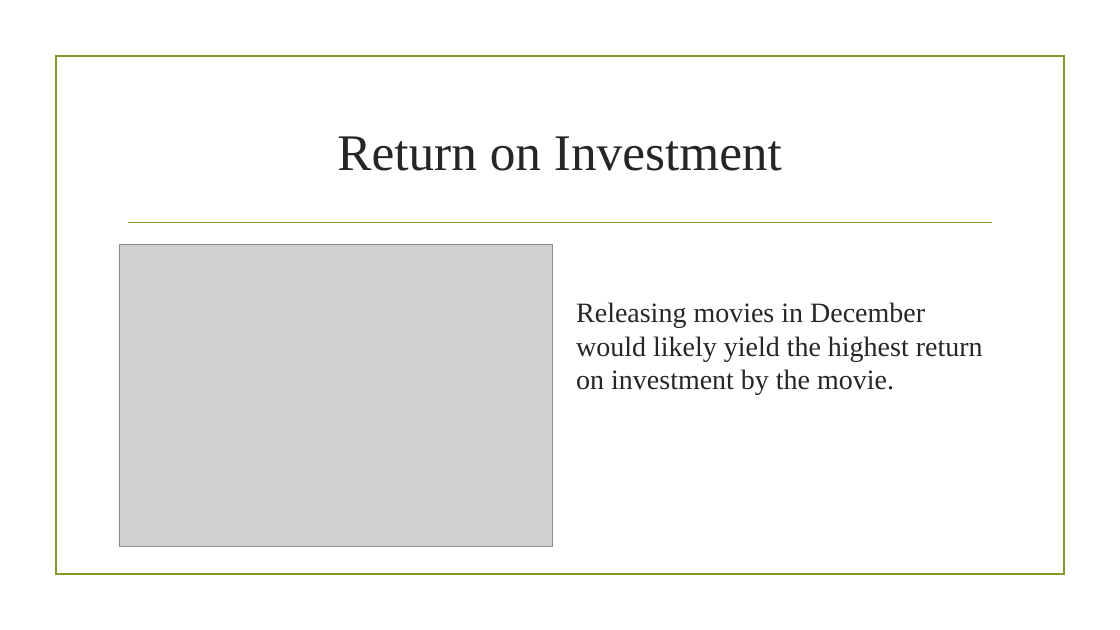
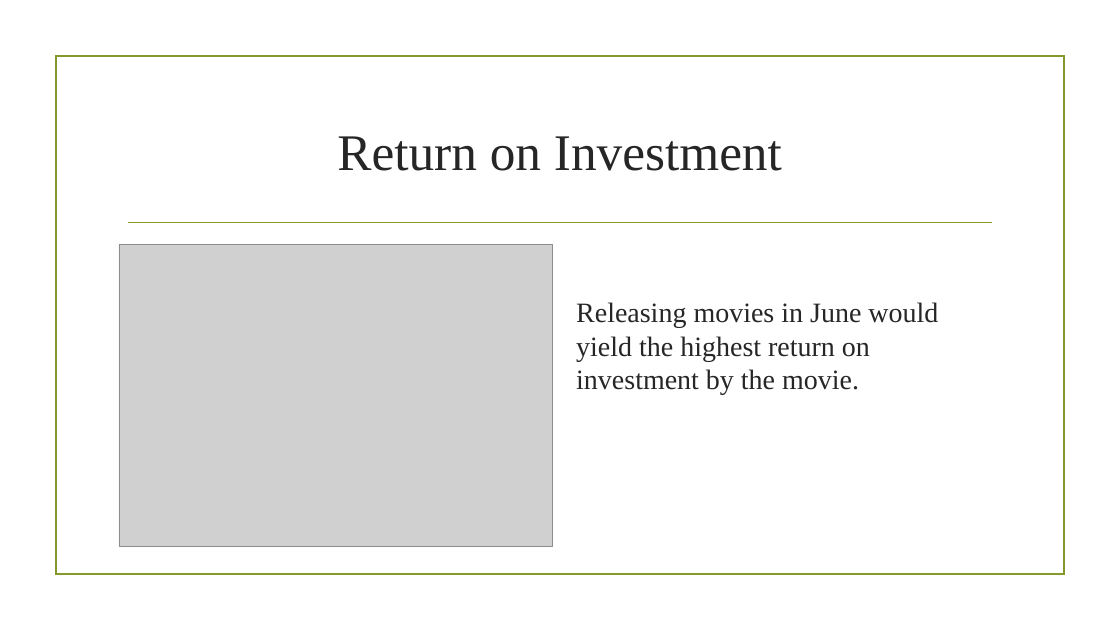
Before and after one commit to S-Kagwi/dsc-phase-1-project-v2-4, a slide deck: slide 5 of Presentation.pptx. Drawn at 1120x630 pixels with LibreOffice and Linux fonts; fonts in the diff are those of the drawing; grey boxes stand for pictures; background and template pictures are left out. Boxes give left, top, right and bottom in pixels: in the first picture for what was removed or moved away, otherwise in the second. Text is boxed around its words. In the diff, an @@ line names an element or a change of style, - is before the commit and + after.

```diff
--- a/Presentation.pptx
+++ b/Presentation.pptx
@@ text at bbox=[576, 302, 938, 395]: text changed @@
-Releasing movies in December would likely yield the highest return on investment by the movie.
+Releasing movies in June would yield the highest return on investment by the movie.
```
Also in this commit, not shown: 3 other files.
